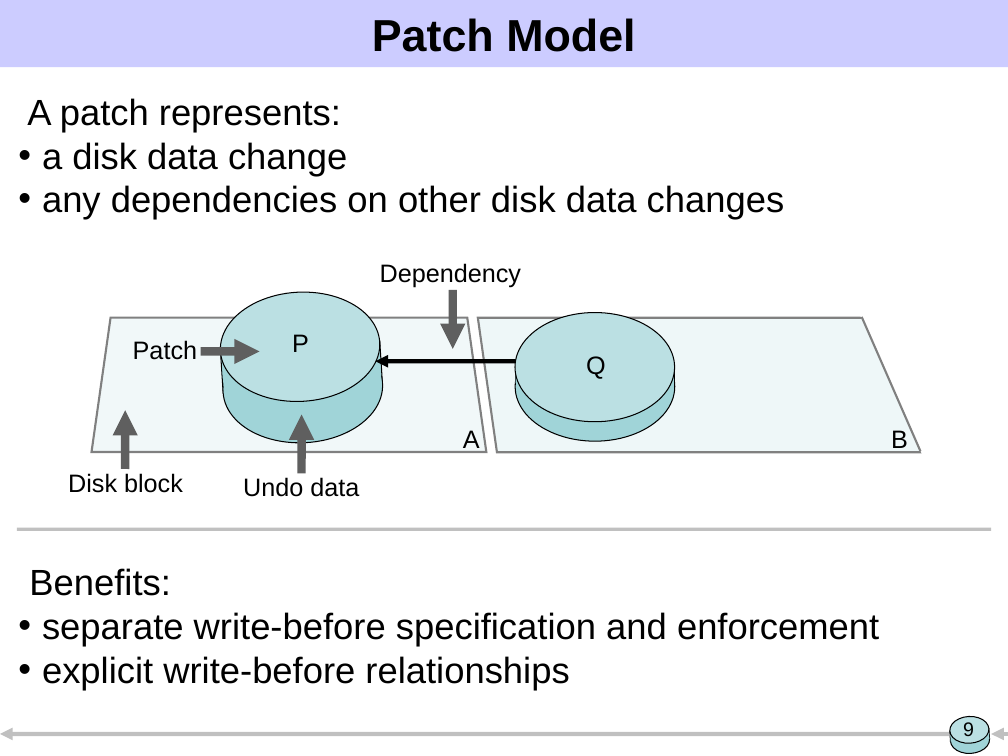
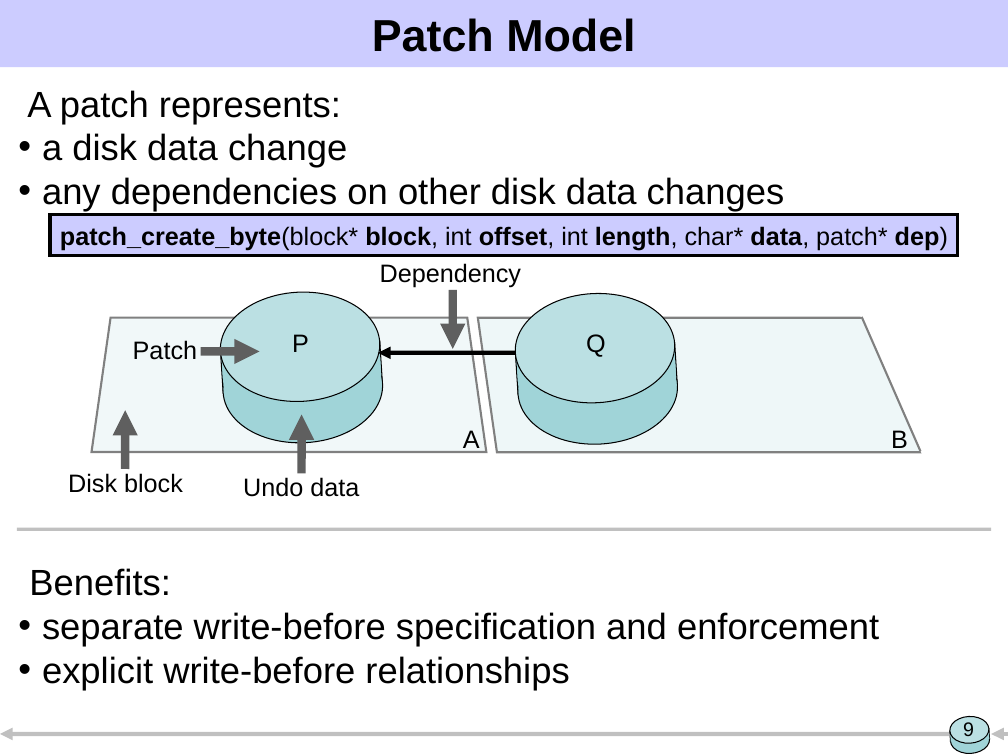
Before and after one commit to ucla-readable/fstitch-doc, a slide deck: slide 9 of sosp/pres.ppt. Drawn at 1008x756 pixels with LibreOffice and Linux fonts; fonts in the diff are those of the drawing. Boxes give left, top, right and bottom in pixels: in the first picture for what was removed or moved away, otherwise in the second. Text is boxed around its words. In the diff, an @@ line names an element or a change of style, - is before the commit and + after.

```diff
--- a/sosp/pres.ppt
+++ b/sosp/pres.ppt
@@ text "A patch represents:": place and size @@
-text "A patch represents:" at [27, 98, 785, 220]
+text "A patch represents:" at [27, 90, 785, 211]
@@ rectangle added at [50, 215, 959, 255], fill #CCCCFF, outline #000000 2.24 pt, 18 pt, text #000000, bold @@
+patch_create_byte(block* block, int offset, int length, char* data, patch* dep)
@@ text "Q": place and size @@
-text "Q" at [586, 356, 606, 379]
+text "Q" at [586, 334, 606, 357]
@@ arrow moved from (518, 361) - (375, 361) to (515, 353) - (378, 353) @@
@@ rotation 0 to 356 degrees in 4 elements at [515, 330, 680, 448], [512, 289, 677, 406], [516, 344, 677, 396], [516, 343, 678, 395] @@
```
Also in this commit, not shown: 13 other slides changed, 5 slides added, 1 slide removed.
